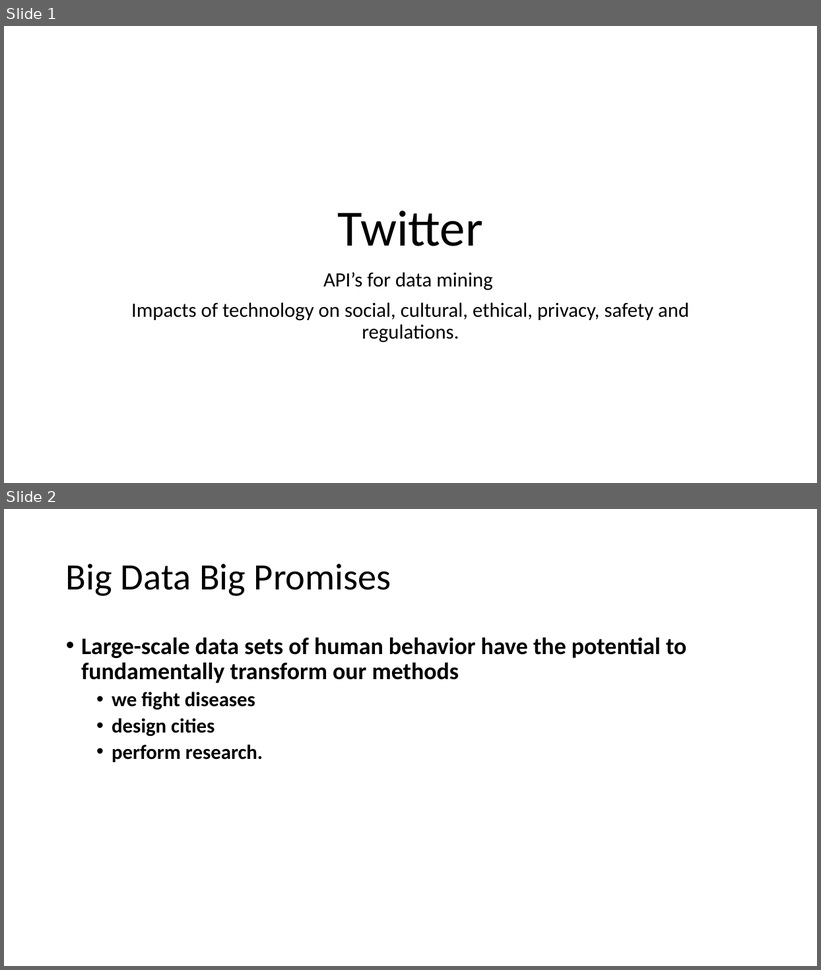
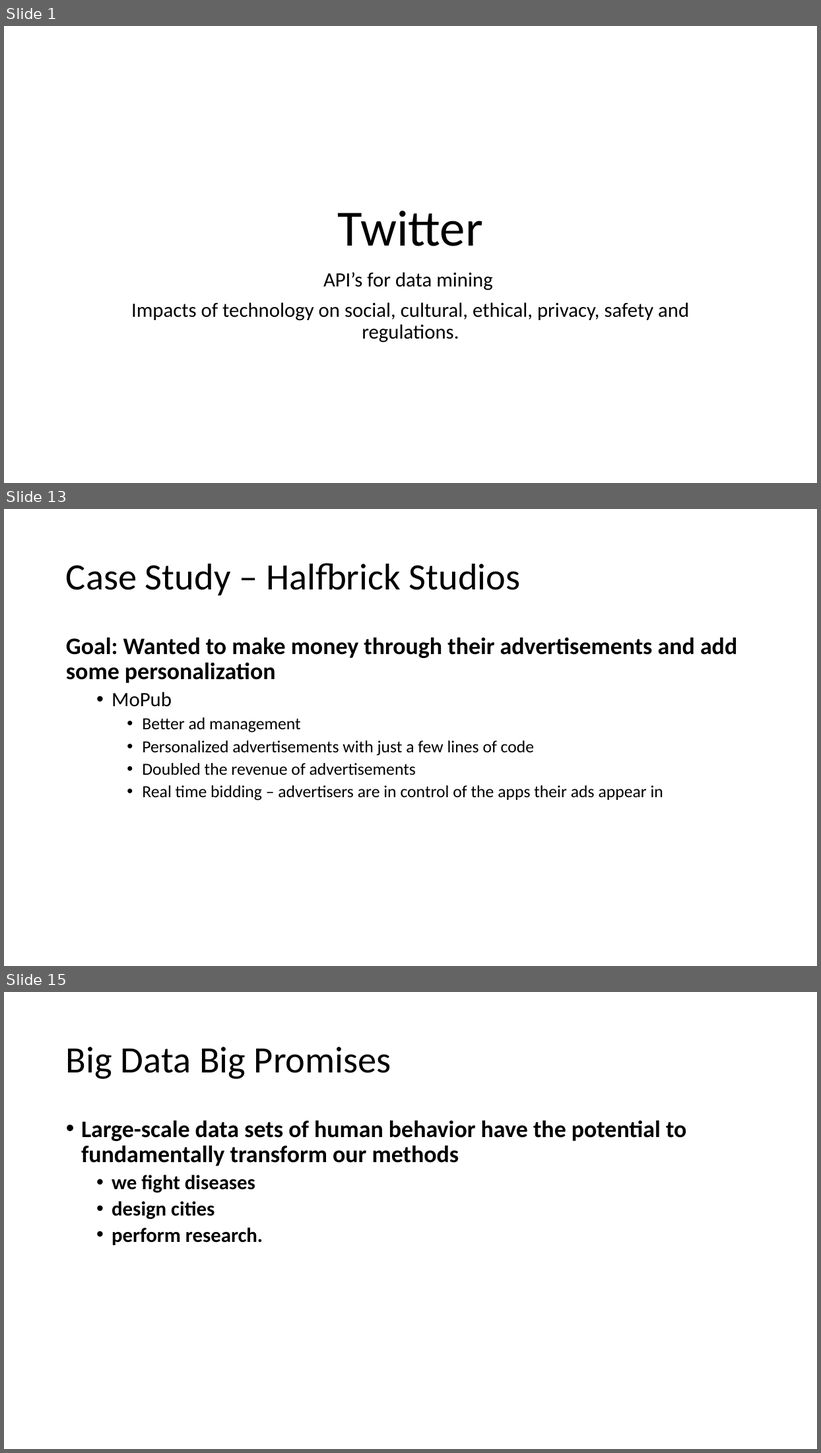
Before and after one commit to deniseygrace/COT-4935-Group-7-Project, a slide deck: Twitter.pptx. Shown one above the other, each under a label of ours: slides 1 and 2 before the commit, slides 1, 13 and 15 after it; the slides between them are not shown. The pictures are 821x970 and 821x1453 pixels, drawn with LibreOffice and Linux fonts; fonts in the diff are those of the drawing. Boxes give left, top, right and bottom in pixels: in the first picture for what was removed or moved away, otherwise in the second. Text is boxed around its words. In the diff, an @@ line names an element or a change of style, - is before the commit and + after.

```diff
--- a/Twitter.pptx
+++ b/Twitter.pptx
@@ slide 13 added at (x1=4, y1=509, x2=817, y2=966), background #FFFFFF @@
@@ title added at (x1=66, y1=563, x2=521, y2=595), 44 pt, text #000000 @@
+Case Study – Halfbrick Studios
@@ text added at (x1=66, y1=637, x2=737, y2=801), 20 pt, text #000000 @@
+Goal: Wanted to make money through their advertisements and add some personalization
+  • MoPub
+    • Better ad management
+    • Personalized advertisements with just a few lines of code
+    • Doubled the revenue of advertisements
+    • Real time bidding – advertisers are in control of the apps their ads appear in
@@ what was slide 2 is now slide 15 @@
```
Also in this commit, not shown: 2 slides changed, 12 other slides added.
